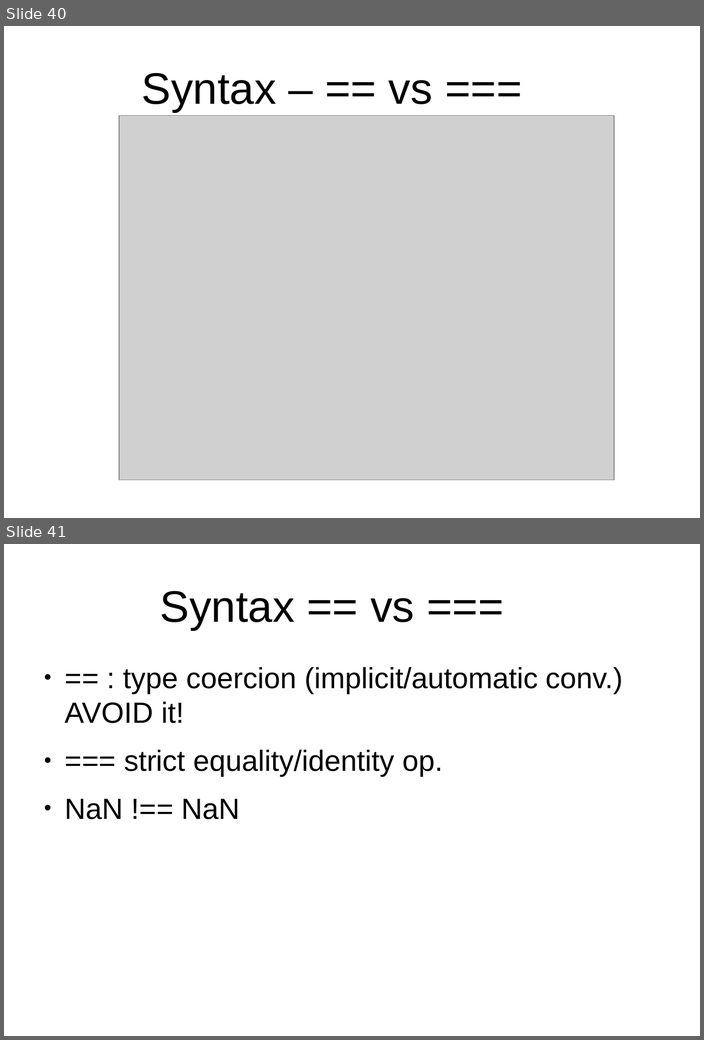
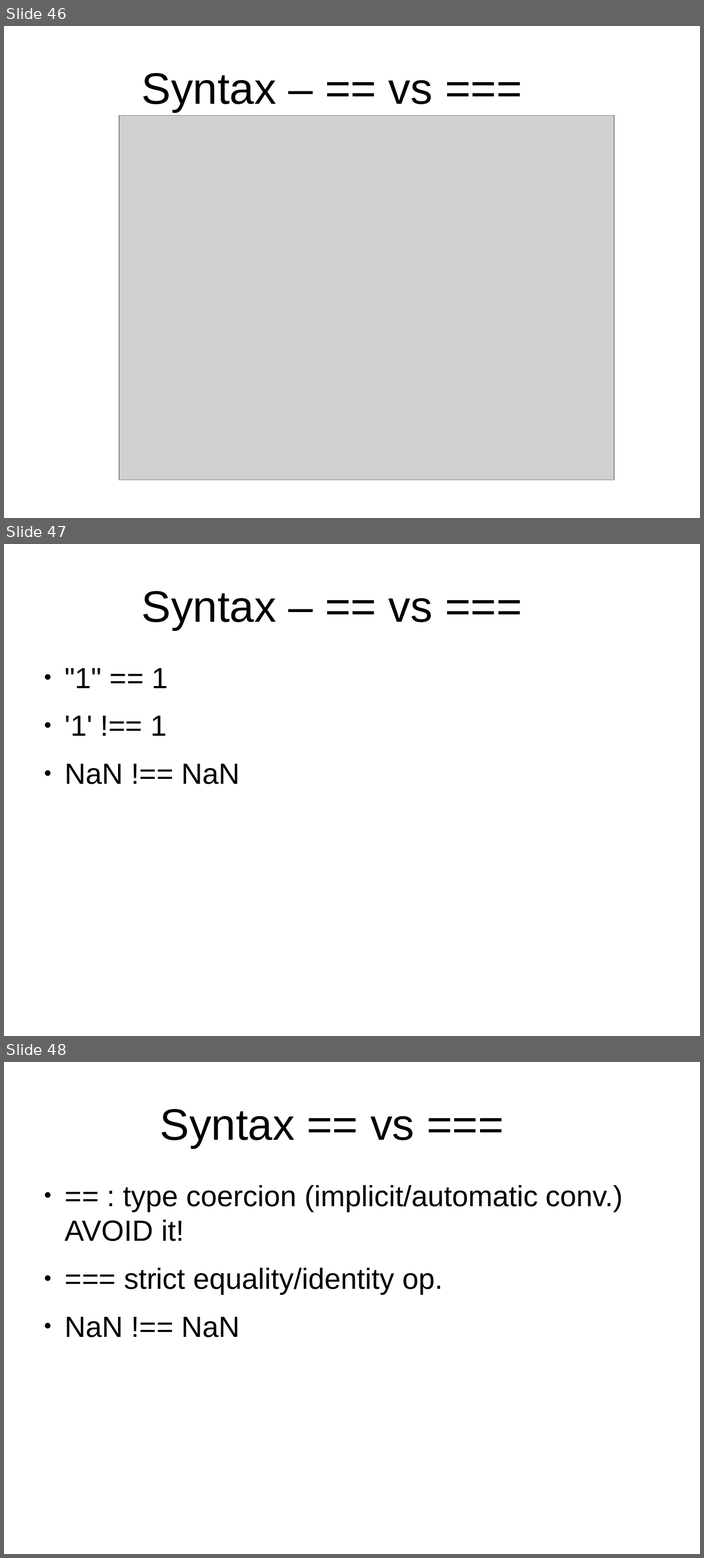
Before and after one commit to peterborkuti/other, a slide deck: JavaScriptBasics/jsbasics-slide.odp. Shown one above the other, each under a label of ours: slides 40 and 41 before the commit, slides 46, 47 and 48 after it. The pictures are 704x1040 and 704x1558 pixels, drawn with LibreOffice and Linux fonts; fonts in the diff are those of the drawing; grey boxes stand for pictures; background and template pictures are left out. Boxes give left, top, right and bottom in pixels: in the first picture for what was removed or moved away, otherwise in the second. Text is boxed around its words. In the diff, an @@ line names an element or a change of style, - is before the commit and + after.

```diff
--- a/JavaScriptBasics/jsbasics-slide.odp
+++ b/JavaScriptBasics/jsbasics-slide.odp
@@ slide 47 added at [4,544,700,1036], background #FFFFFF @@
@@ title added at [142,591,433,630], 53.3 pt, text #000000 @@
+Syntax – == vs ===
@@ text added at [65,668,240,784], 35.3 pt, text #000000 @@
+● "1" == 1
+● '1' !== 1
+● NaN !== NaN
@@ what was slide 40 is now slide 46 @@
@@ what was slide 41 is now slide 48 @@
```
Also in this commit, not shown: 8 slides changed, 11 other slides added, 2 other files.
